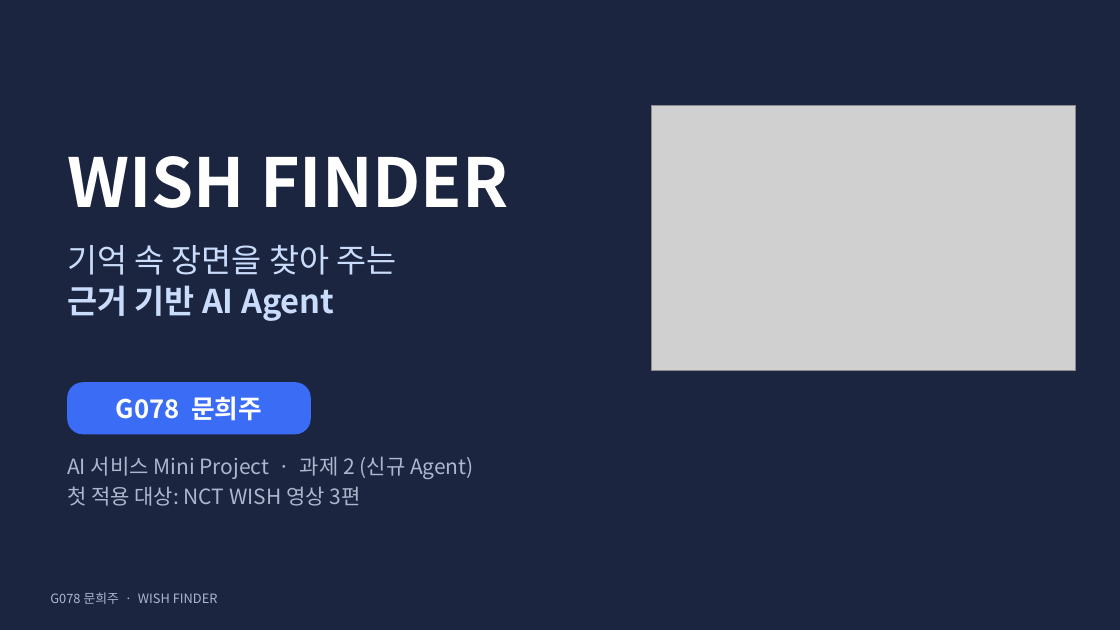
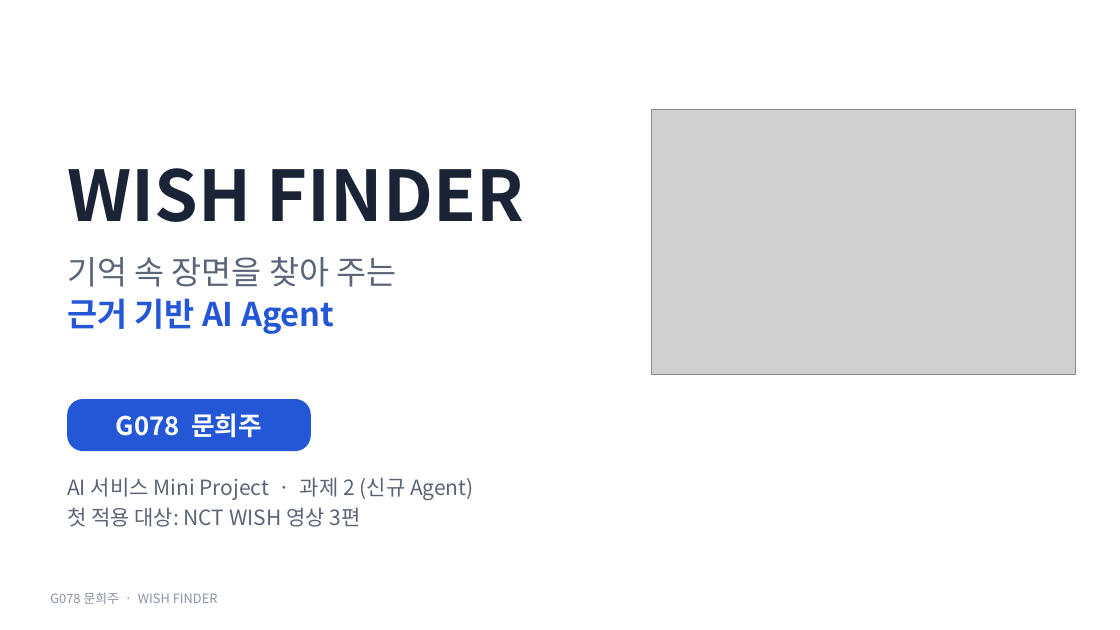
Before and after one commit to creepygrape/skala-AICapstone-mini-2, a slide deck: slide 1 of docs/exec/G078_문희주_발표.pptx. Drawn at 1120x630 pixels with LibreOffice and Linux fonts; fonts in the diff are those of the drawing; grey boxes stand for pictures. Boxes give left, top, right and bottom in pixels: in the first picture for what was removed or moved away, otherwise in the second. Text is boxed around its words. In the diff, an @@ line names an element or a change of style, - is before the commit and + after.

```diff
--- a/docs/exec/G078_문희주_발표.pptx
+++ b/docs/exec/G078_문희주_발표.pptx
@@ background #1C2540 to #FFFFFF @@
@@ picture: place and size @@
-picture at box(651, 105, 1075, 371)
+picture at box(651, 109, 1075, 375)
@@ text "WISH FINDER" at box(67, 168, 524, 222): size 58 to 60 pt, text colour #FFFFFF to #1B2437 @@
@@ text "기억 속 장면을 찾아 주는" at box(67, 257, 397, 334): text colour #CADCFC to #5B6577 in "기억 속 장면을 찾아 주는"; text colour #CADCFC to #2457D6 in "근거 기반 AI Agent" @@
@@ 2 texts, 1 rounded rectangle: place and size @@
-2 texts, 1 rounded rectangle at box(67, 156, 509, 434)
+2 texts, 1 rounded rectangle at box(67, 168, 524, 451)
@@ rounded rectangle "G078 문희주" at box(67, 399, 311, 451): fill #3B6CF6 to #2457D6 @@
@@ text "AI 서비스 Mini Project · ...": place and size @@
-text "AI 서비스 Mini Project · ..." at box(67, 456, 474, 506)
+text "AI 서비스 Mini Project · ..." at box(67, 477, 474, 527)
@@ text "AI 서비스 Mini Project · ..." at box(67, 477, 474, 527): text colour #AEB6CC to #5B6577 @@
@@ text "G078 문희주 · WISH FINDER" at box(50, 592, 218, 604): text colour #AEB6CC to #8A93A8 @@
```
Also in this commit, not shown: 11 other slides changed, 8 other files.
